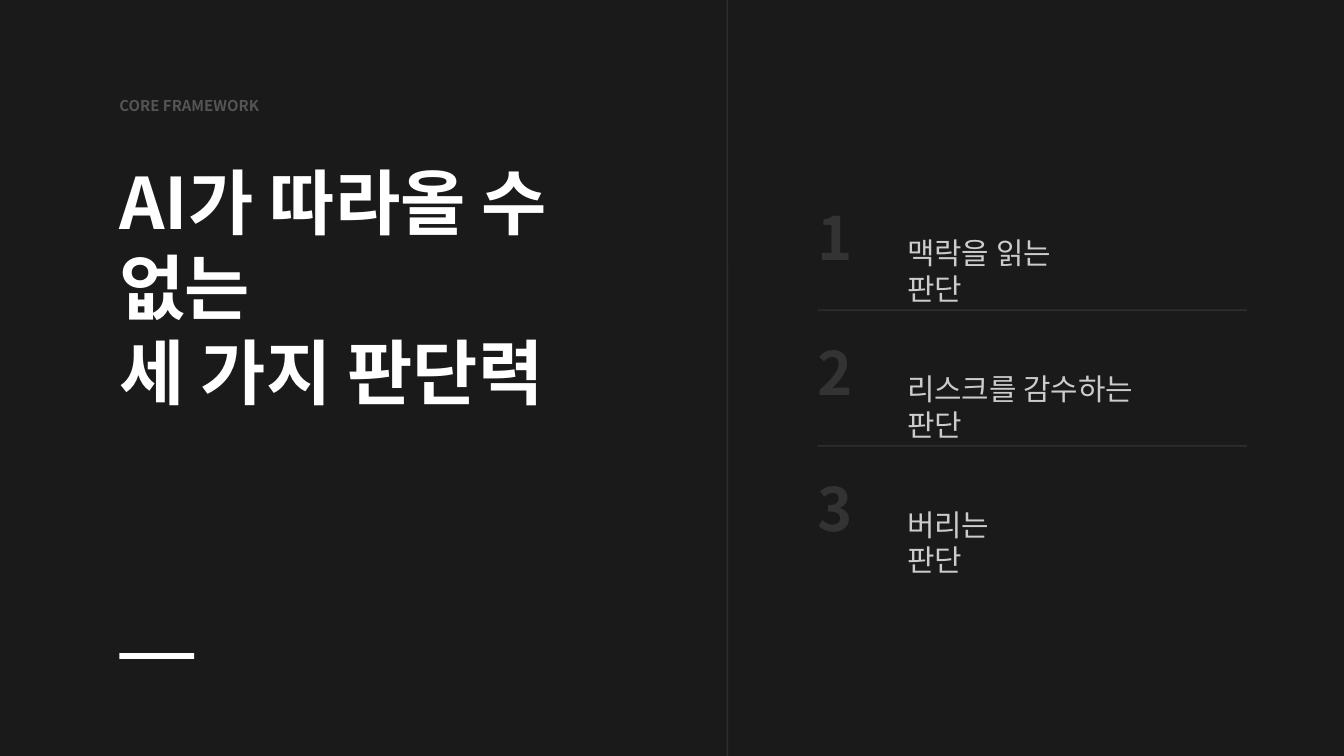
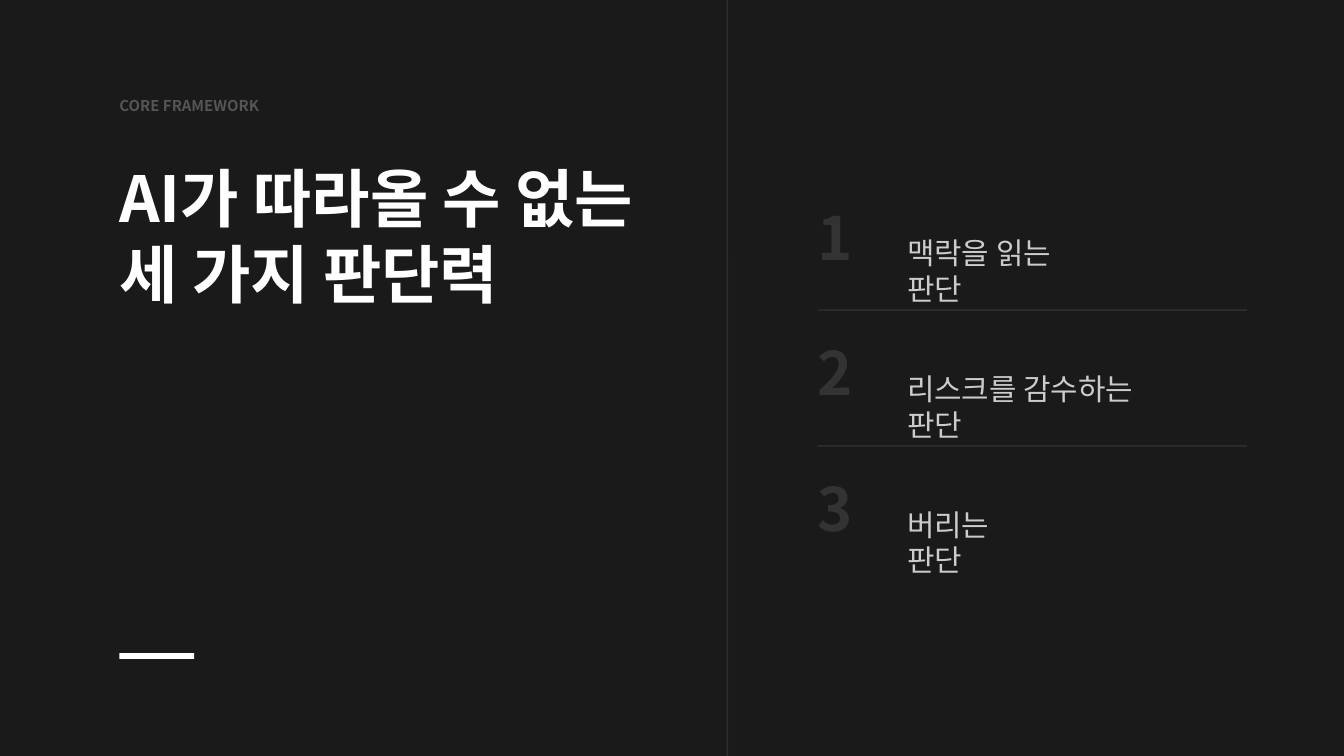
Before and after one commit to ssodcompany/edu-agent, a slide deck: slide 6 of lectures/02_ai_skills/AI대체불가Skills_v6_impeccable.pptx. Drawn at 1344x756 pixels with LibreOffice and Linux fonts; fonts in the diff are those of the drawing. Boxes give left, top, right and bottom in pixels: in the first picture for what was removed or moved away, otherwise in the second. Text is boxed around its words. In the diff, an @@ line names an element or a change of style, - is before the commit and + after.

Commit message:
WIP(lectures): fix QA issues in lecture 02 slides and add QA tooling
- Fix text clipping on slides 01, 05 by increasing line-height from 0.9/0.95 to 1.0/1.05
- Reduce font-size from 38pt to 34pt on slide 06 to prevent orphan line break
- Add word-break: keep-all on slide 03 to fix Korean text wrapping
- Add justify-content: center on slide 10 right column for content balance
- Increase sub-10px badge labels to 8pt minimum across slides 01, 03, 11
- Add QA scripts (qa-screenshot.cjs, qa-deep-check.cjs) and screenshots
- Add comprehensive QA-REPORT.md with 11 findings across all slides
- Update PPTX binary with applied fixes

```diff
--- a/lectures/02_ai_skills/AI대체불가Skills_v6_impeccable.pptx
+++ b/lectures/02_ai_skills/AI대체불가Skills_v6_impeccable.pptx
@@ text "AI가 따라올 수 없는" at (119, 168, 633, 228): size 38 to 34 pt; line spacing 45.6pt to 40.8pt @@
@@ text "세 가지 판단력" at (119, 244, 498, 304): size 38 to 34 pt; line spacing 45.6pt to 40.8pt @@
@@ text "세 가지 판단력": place and size @@
-text "세 가지 판단력" at (119, 339, 543, 406)
+text "세 가지 판단력" at (119, 244, 498, 304)
```
Also in this commit, not shown: 7 other slides changed, 21 other files.
